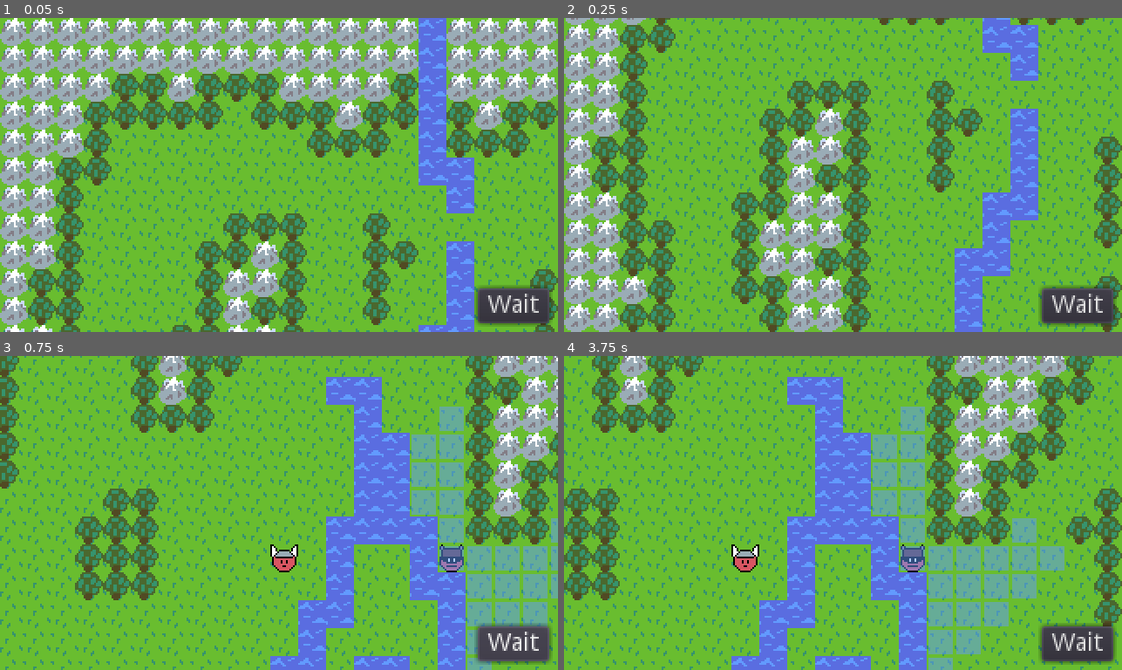
Above: before the commit, frames 1-4 (two rows, left to right).
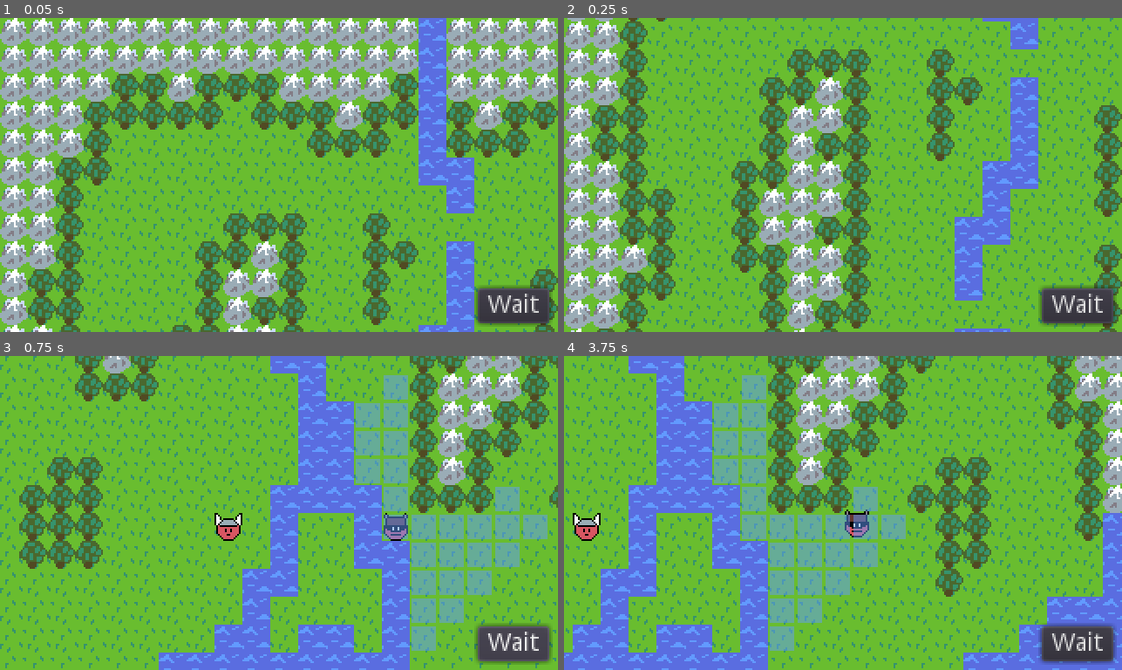
Above: after the commit, the same moments.

Repository: AaronWizard/LegendsOfMajesticSteel
Game: Godot game, scene res://src/game/Game.tscn
The game is run twice, just before and just after one commit, with the same random seed, the same clock (stepped at 60 frames per second) and the same inputs.
Inputs (mouse positions are in pixels of both pictures, inside the frame that each line leads up to):
- Up to frame 1 (0.05 s): no input
- Up to frame 2 (0.25 s): no input
- Up to frame 3 (0.75 s): click "Wait" at 0.5 s
- Up to frame 4 (3.75 s): click "Wait" at 1.25 s; click "Wait" at 2 s; move the mouse to (965, 497) at 2.77 s; press the mouse at (965, 497) at 2.78 s; release the mouse at (965, 497) at 3.5 s; drag from (731, 528) to (815, 575) at 3.52 s

Frame 1 is identical in both runs. In frame 2, 38% of the frame differs, in the area x 0-100%, y 0-100%; in frame 3, 56%; in frame 4, 69%.

Commit message:
Draggable camera

Diff:
--- a/src/game/BattleGUI.gd
+++ b/src/game/BattleGUI.gd
@@ -1,15 +1,37 @@
 class_name BattleGUI
 extends CanvasLayer
 
+signal mouse_dragged(relative)
 signal wait_pressed
 
 var buttons_visible := false setget set_buttons_visible
 
-onready var _all_buttons: Control = get_node("Buttons")
+var _can_drag := false
+
+onready var _drag_timer: Timer = $DragTimer
+onready var _all_buttons: Node = $Buttons
+
+
+func _unhandled_input(event: InputEvent) -> void:
+	if event is InputEventMouseButton:
+		if event.button_index == BUTTON_LEFT:
+			if event.pressed:
+				_drag_timer.start()
+			else:
+				_drag_timer.stop()
+				_can_drag = false
+	elif event is InputEventMouseMotion and _can_drag:
+		emit_signal("mouse_dragged", event.relative)
 
 
 func set_buttons_visible(value: bool) -> void:
-	_all_buttons.visible = value
+	for b in _all_buttons.get_children():
+		var button: Button = b
+		button.visible = value
+
+
+func _on_DragTimer_timeout() -> void:
+	_can_drag = true
 
 
 func _on_Wait_pressed() -> void:
--- a/src/game/BattleGUI.tscn
+++ b/src/game/BattleGUI.tscn
@@ -5,13 +5,11 @@
 [node name="BattleGUI" type="CanvasLayer"]
 script = ExtResource( 1 )
 
-[node name="Buttons" type="Control" parent="."]
-anchor_right = 1.0
-anchor_bottom = 1.0
-mouse_filter = 2
-__meta__ = {
-"_edit_use_anchors_": false
-}
+[node name="DragTimer" type="Timer" parent="."]
+wait_time = 0.1
+one_shot = true
+
+[node name="Buttons" type="Node" parent="."]
 
 [node name="Wait" type="Button" parent="Buttons"]
 anchor_left = 1.0
@@ -26,4 +24,5 @@
 __meta__ = {
 "_edit_use_anchors_": false
 }
+[connection signal="timeout" from="DragTimer" to="." method="_on_DragTimer_timeout"]
 [connection signal="pressed" from="Buttons/Wait" to="." method="_on_Wait_pressed"]
--- a/src/game/Game.gd
+++ b/src/game/Game.gd
@@ -33,6 +33,10 @@
 	_camera.set_bounds(new_map.get_pixel_rect())
 
 
+func _on_BattleGUI_mouse_dragged(relative: Vector2) -> void:
+	_camera.position -= relative
+
+
 func _on_TurnManager_followed_actor(actor: Actor) -> void:
 	_camera.follow_actor(actor)
 
--- a/src/game/Game.tscn
+++ b/src/game/Game.tscn
@@ -16,6 +16,10 @@
 [node name="MapHighlights" parent="." instance=ExtResource( 4 )]
 
 [node name="GameCamera" parent="." instance=ExtResource( 2 )]
+drag_margin_left = 0.0
+drag_margin_top = 0.0
+drag_margin_right = 0.0
+drag_margin_bottom = 0.0
 
 [node name="TurnManager" type="Node" parent="."]
 script = ExtResource( 5 )
@@ -24,3 +28,4 @@
 [connection signal="cleared_map_highlights" from="TurnManager" to="." method="_on_TurnManager_cleared_map_highlights"]
 [connection signal="followed_actor" from="TurnManager" to="." method="_on_TurnManager_followed_actor"]
 [connection signal="set_movement_range" from="TurnManager" to="." method="_on_TurnManager_set_movement_range"]
+[connection signal="mouse_dragged" from="BattleGUI" to="." method="_on_BattleGUI_mouse_dragged"]
--- a/src/game/GameCamera.tscn
+++ b/src/game/GameCamera.tscn
@@ -1,7 +1,6 @@
 [gd_scene load_steps=2 format=2]
 
 [ext_resource path="res://src/game/GameCamera.gd" type="Script" id=1]
-
 
 [node name="GameCamera" type="Camera2D"]
 current = true
